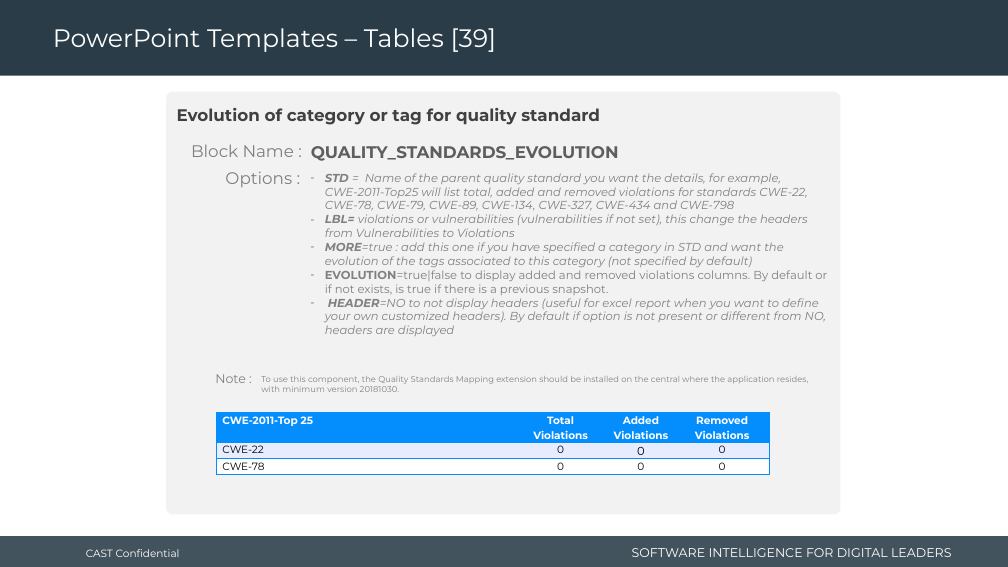
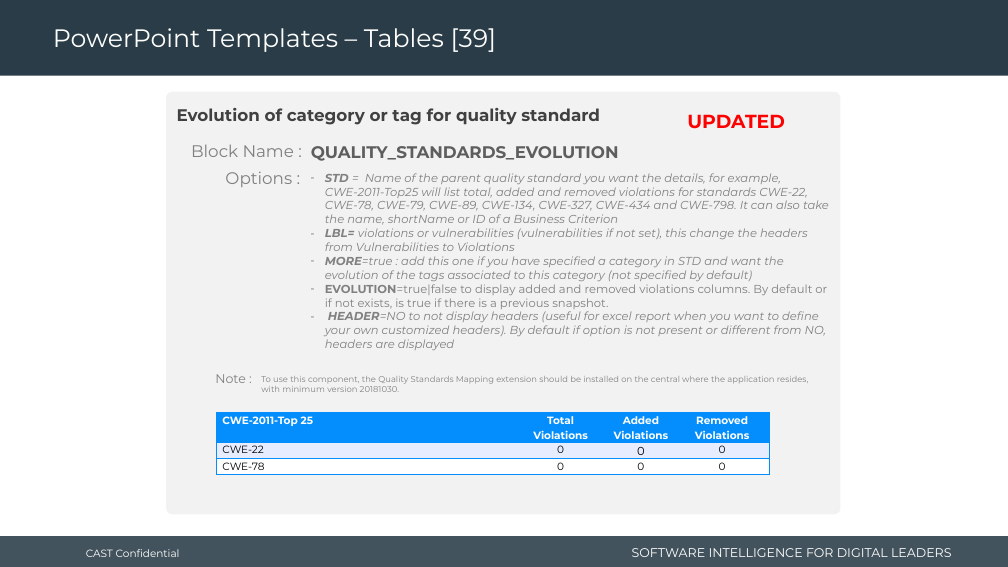
Before and after one commit to CAST-projects/CAST-ReportGenerator, a slide deck: slide 72 of CastReporting.Reporting.Core/Templates/Application/Component library/1- Powerpoint-components-library.pptx. Drawn at 1008x567 pixels with LibreOffice and Linux fonts; fonts in the diff are those of the drawing; background and template pictures are left out. Boxes give left, top, right and bottom in pixels: in the first picture for what was removed or moved away, otherwise in the second. Text is boxed around its words. In the diff, an @@ line names an element or a change of style, - is before the commit and + after.

Commit message:
REPORTGEN-885: update library templates

```diff
--- a/CastReporting.Reporting.Core/Templates/Application/Component library/1- Powerpoint-components-library.pptx
+++ b/CastReporting.Reporting.Core/Templates/Application/Component library/1- Powerpoint-components-library.pptx
@@ text added at (687,114,785,129), 18 pt, text #FF0000, bold @@
+UPDATED
@@ text at (325,173,829,225): text changed @@
-– STD = Name of the parent quality standard you want the details, for example, CWE-2011-Top25 will list total, added and removed violations for standards CWE-22, CWE-78, CWE-79, CWE-89, CWE-134, CWE-327, CWE-434 and CWE-798
+– STD = Name of the parent quality standard you want the details, for example, CWE-2011-Top25 will list total, added and removed violations for standards CWE-22, CWE-78, CWE-79, CWE-89, CWE-134, CWE-327, CWE-434 and CWE-798. It can also take the name, shortName or ID of a Business Criterion
```
Also in this commit, not shown: 2 other files.
